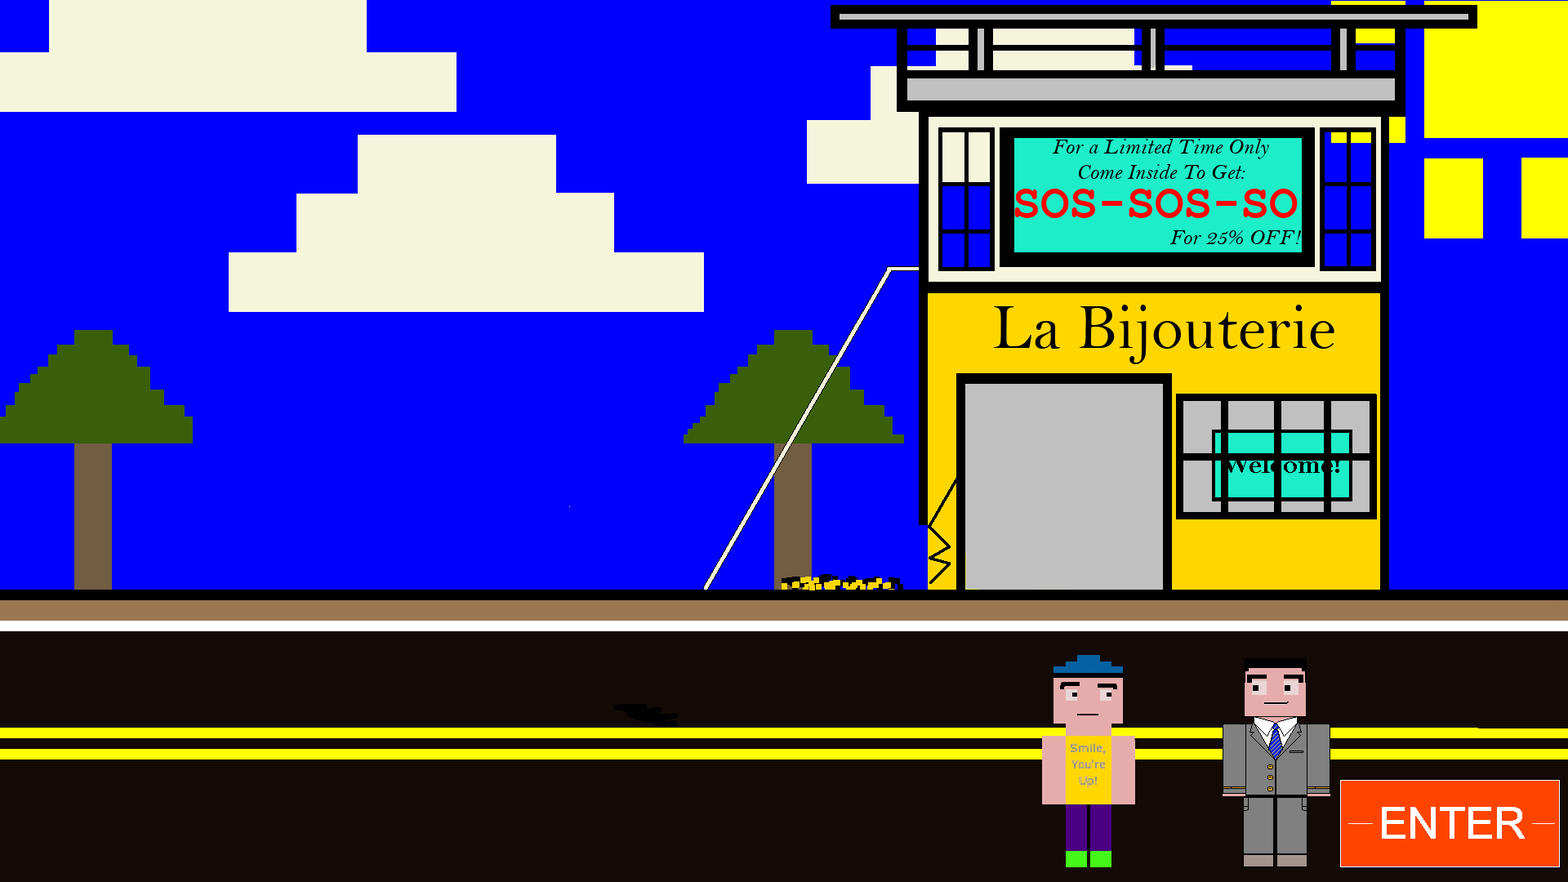
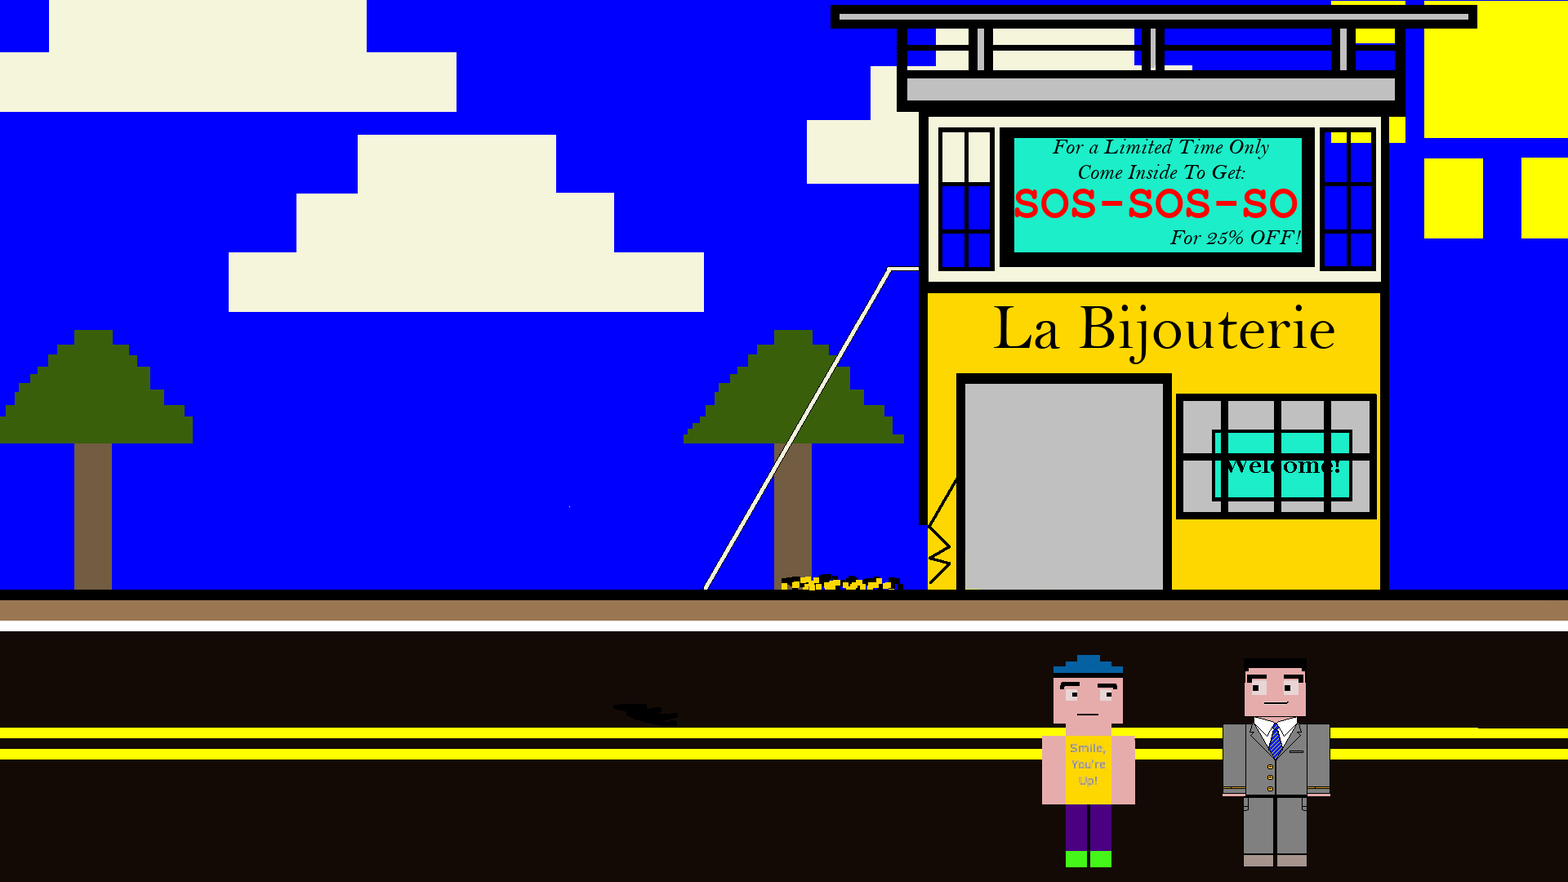
Before/after of a w=1568, h=882 layered artwork. What changed in the layer stack:
hid "ENTER.xcf copy" over [1340,779,1561,869]